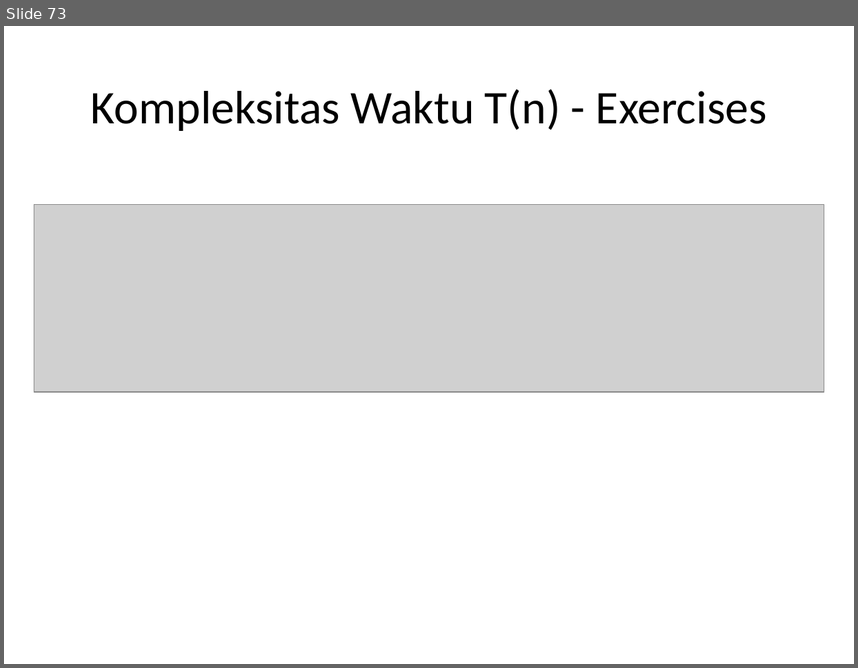
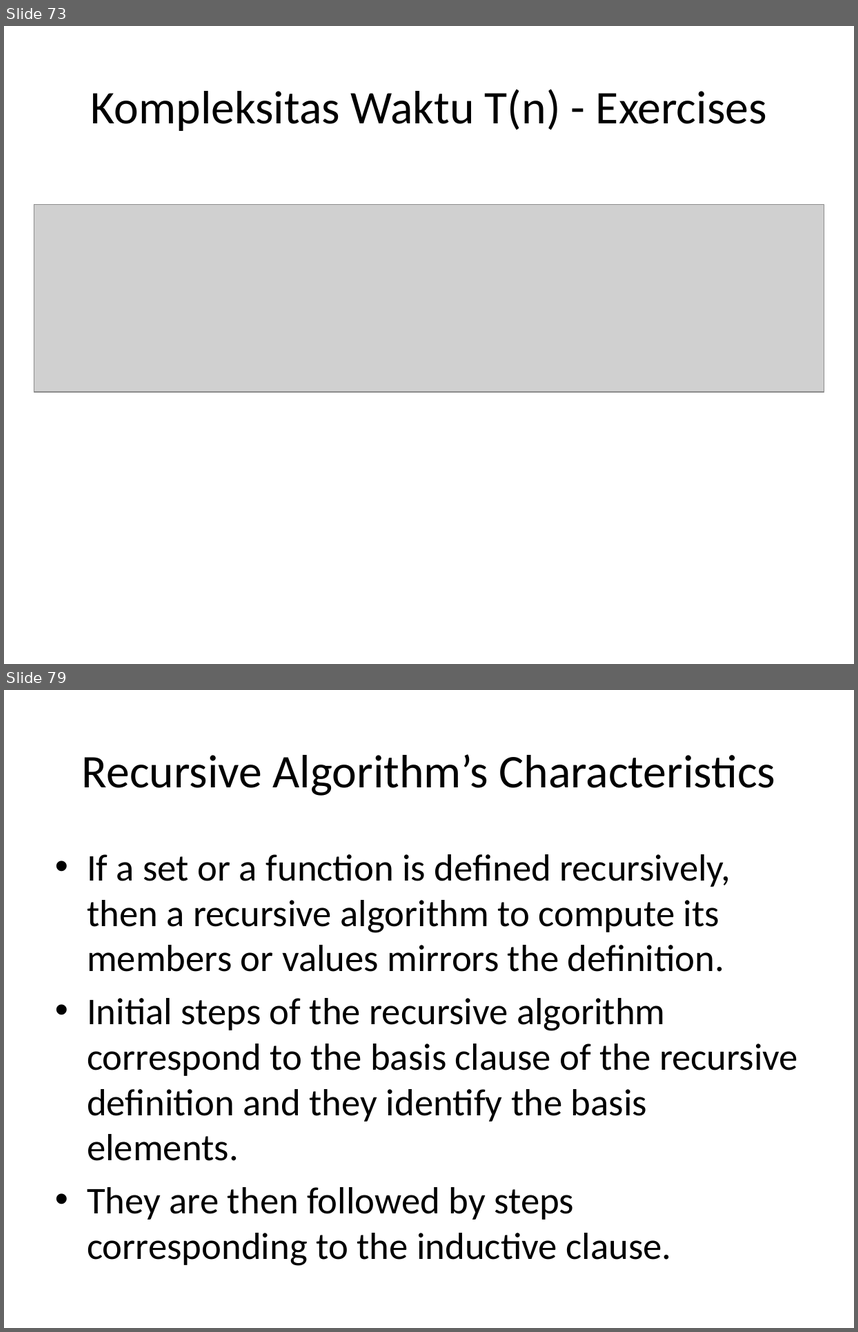
Before and after one commit to auliyanurul/kuliah, a slide deck: Algoritma dan Struktur Data.pptx. Shown one above the other, each under a label of ours: slide 73 before the commit, slides 73 and 79 after it; the slides between them are not shown. The pictures are 858x668 and 858x1332 pixels, drawn with LibreOffice and Linux fonts; fonts in the diff are those of the drawing; grey boxes stand for pictures. Boxes give left, top, right and bottom in pixels: in the first picture for what was removed or moved away, otherwise in the second. Text is boxed around its words. In the diff, an @@ line names an element or a change of style, - is before the commit and + after.

```diff
--- a/Algoritma dan Struktur Data.pptx
+++ b/Algoritma dan Struktur Data.pptx
@@ slide 79 added at (4,690,854,1328), background #FFFFFF @@
@@ title added at (82,754,775,796), 39.6 pt, text #000000 @@
+Recursive Algorithm’s Characteristics
@@ text added at (87,854,798,1265), 32 pt, text #000000 @@
+• If a set or a function is defined recursively, then a recursive algorithm to compute its members or values mirrors the definition.
+• Initial steps of the recursive algorithm correspond to the basis clause of the recursive definition and they identify the basis elements.
+• They are then followed by steps corresponding to the inductive clause.
```
Also in this commit, not shown: 2 slides changed, 14 other slides added.
